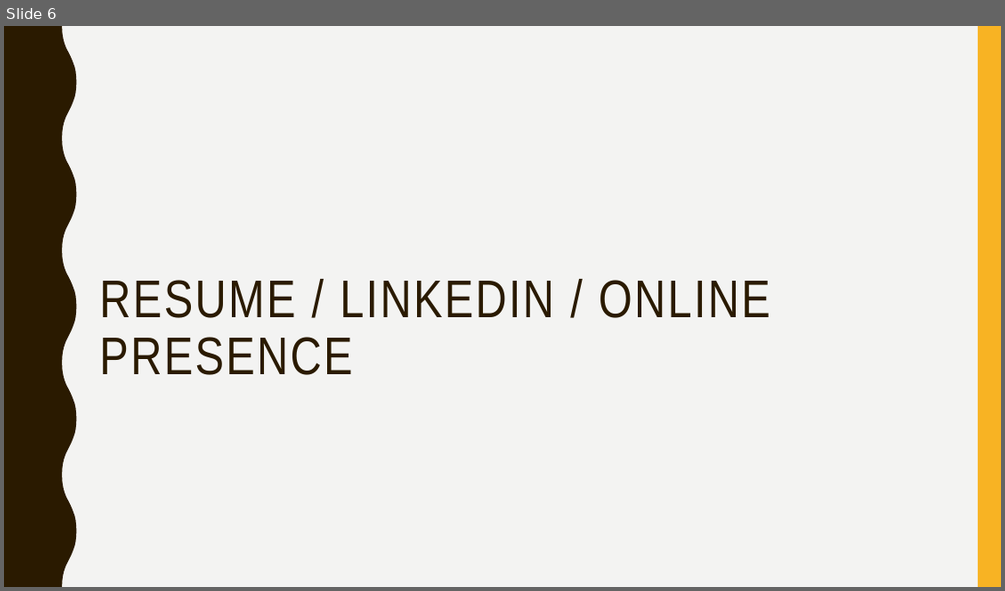
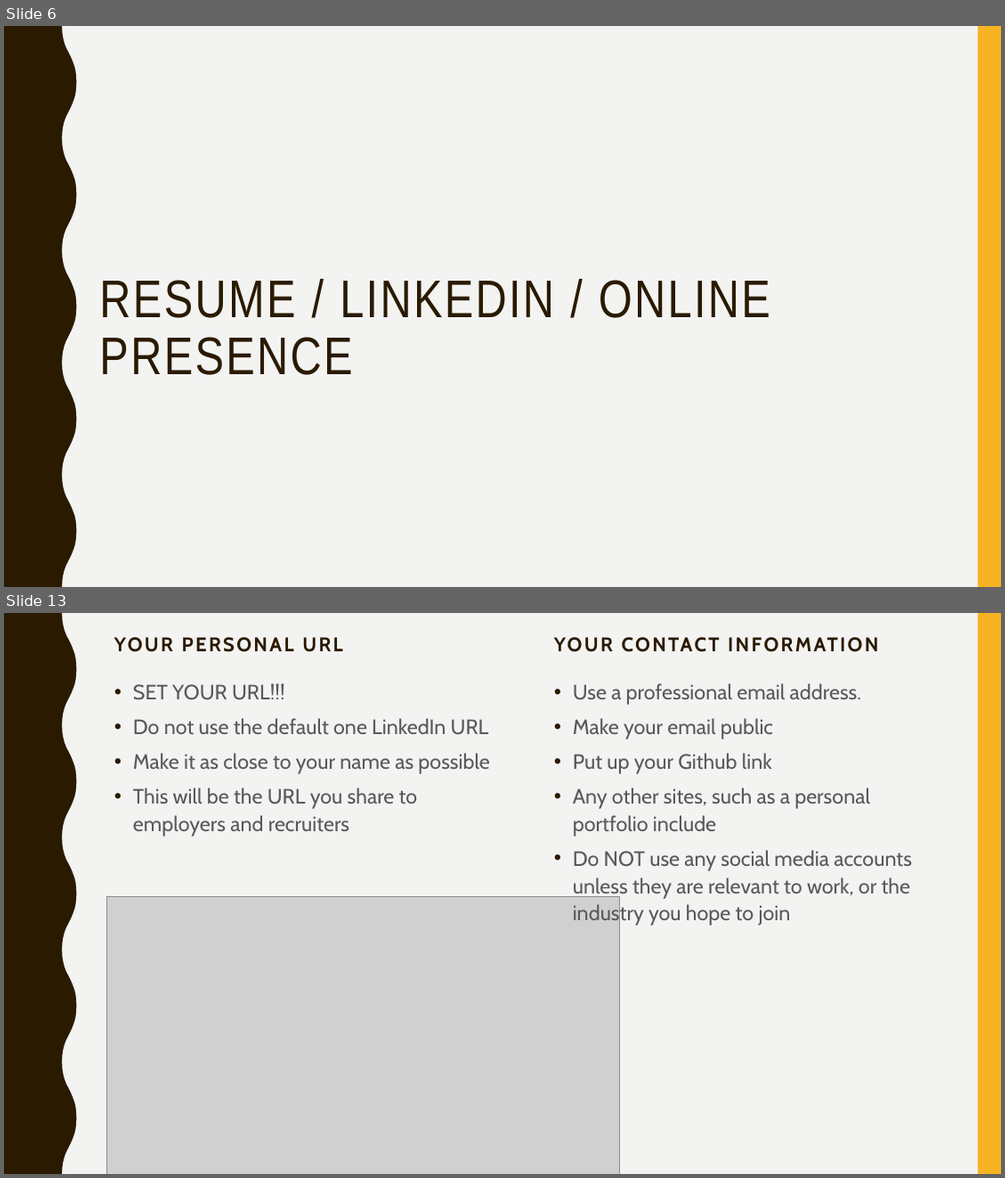
Before and after one commit to lakshmi-intechcode/jng_instr_folder, a slide deck: Job_Stuff/Jng_Job_Prezzie.pptx. Shown one above the other, each under a label of ours: slide 6 before the commit, slides 6 and 13 after it; the slides between them are not shown. The pictures are 1005x591 and 1005x1178 pixels, drawn with LibreOffice and Linux fonts; fonts in the diff are those of the drawing; grey boxes stand for pictures. Boxes give left, top, right and bottom in pixels: in the first picture for what was removed or moved away, otherwise in the second. Text is boxed around its words. In the diff, an @@ line names an element or a change of style, - is before the commit and + after.

```diff
--- a/Job_Stuff/Jng_Job_Prezzie.pptx
+++ b/Job_Stuff/Jng_Job_Prezzie.pptx
@@ slide 13 added at [4, 613, 1001, 1174], background #F3F3F2; not listed: 2 template elements that a slide beside it also shows @@
@@ text added at [133, 684, 489, 836], 20 pt, text #595959 @@
+• SET YOUR URL!!!
+• Do not use the default one LinkedIn URL
+• Make it as close to your name as possible
+• This will be the URL you share to employers and recruiters
@@ text added at [172, 683, 285, 700], 19 pt, text #2A1A00, bold @@
+YOUR PERSONAL URL
@@ text added at [573, 683, 912, 925], 20 pt, text #595959 @@
+• Use a professional email address.
+• Make your email public
+• Put up your Github link
+• Any other sites, such as a personal portfolio include
+• Do NOT use any social media accounts unless they are relevant to work, or the industry you hope to join
@@ text added at [623, 723, 663, 739], 19 pt, text #2A1A00, bold @@
+YOUR CONTACT INFORMATION
@@ picture added at [107, 897, 620, 1174] @@
```
Also in this commit, not shown: 1 slide changed, 9 other slides added, 1 slide removed.
